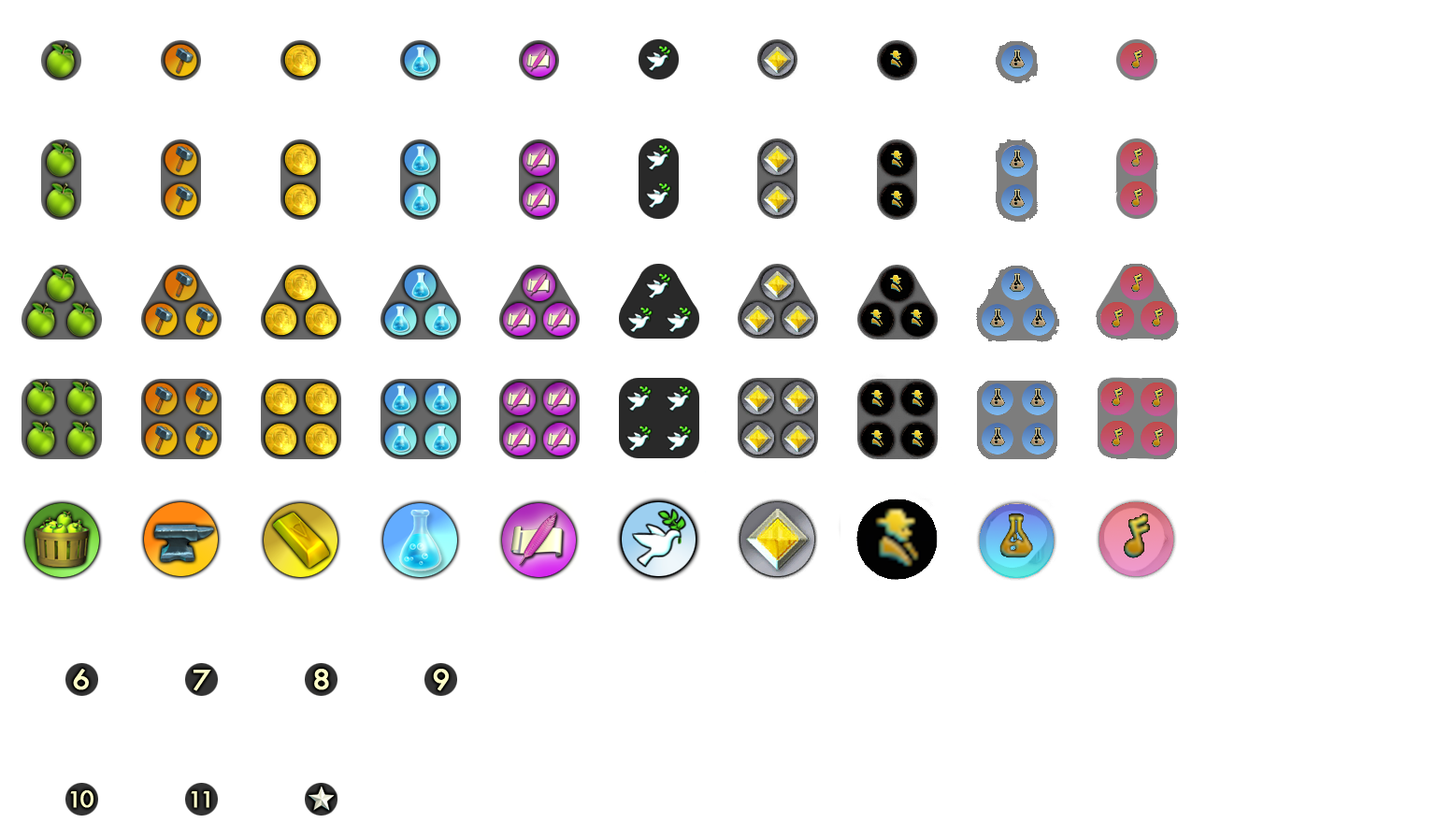
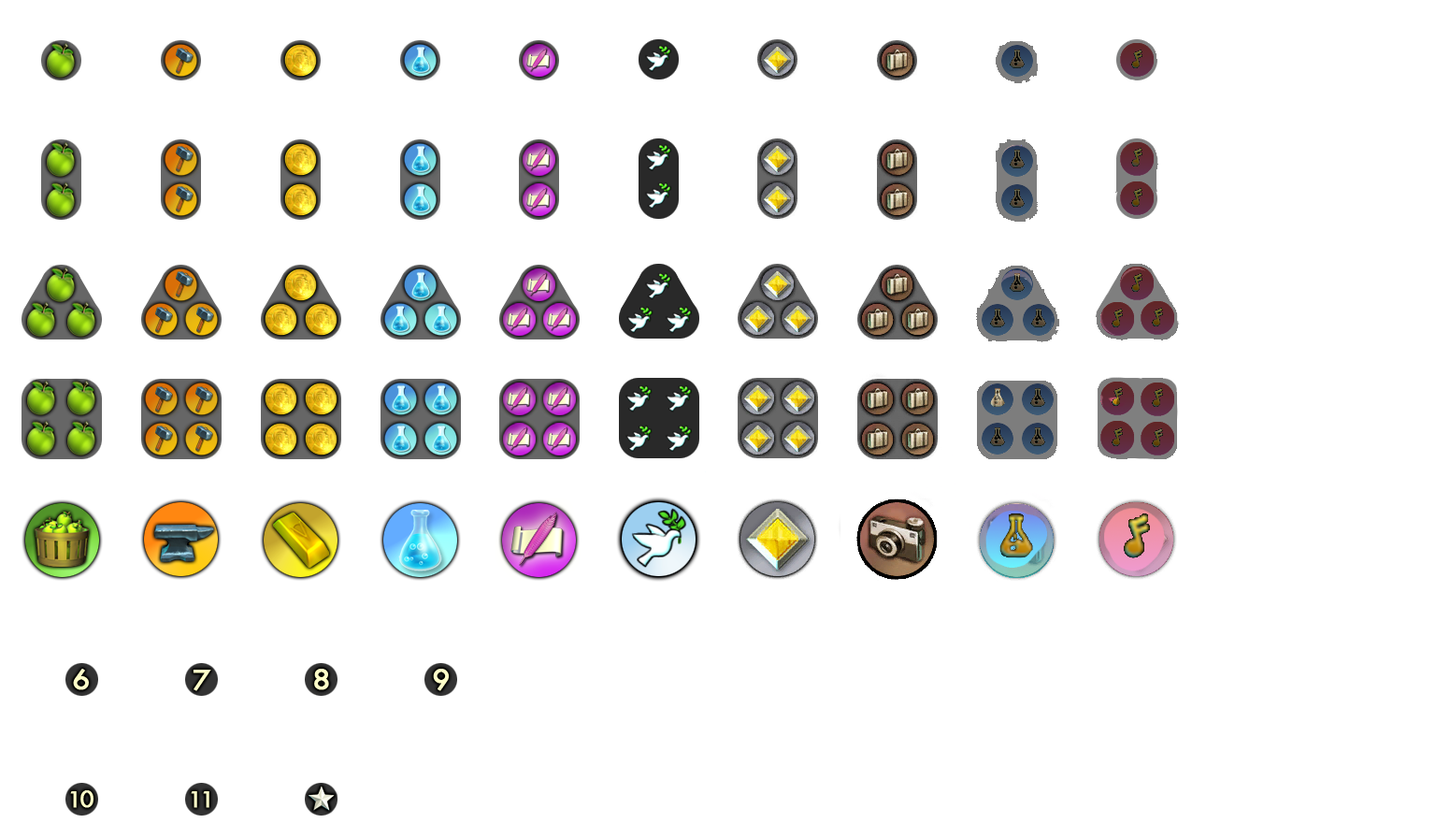
Two versions of the same layered image (1436×838). Layer-by-layer changes:
moved "Layer Group" into group "new icons" over 858, 43, 1176, 578
